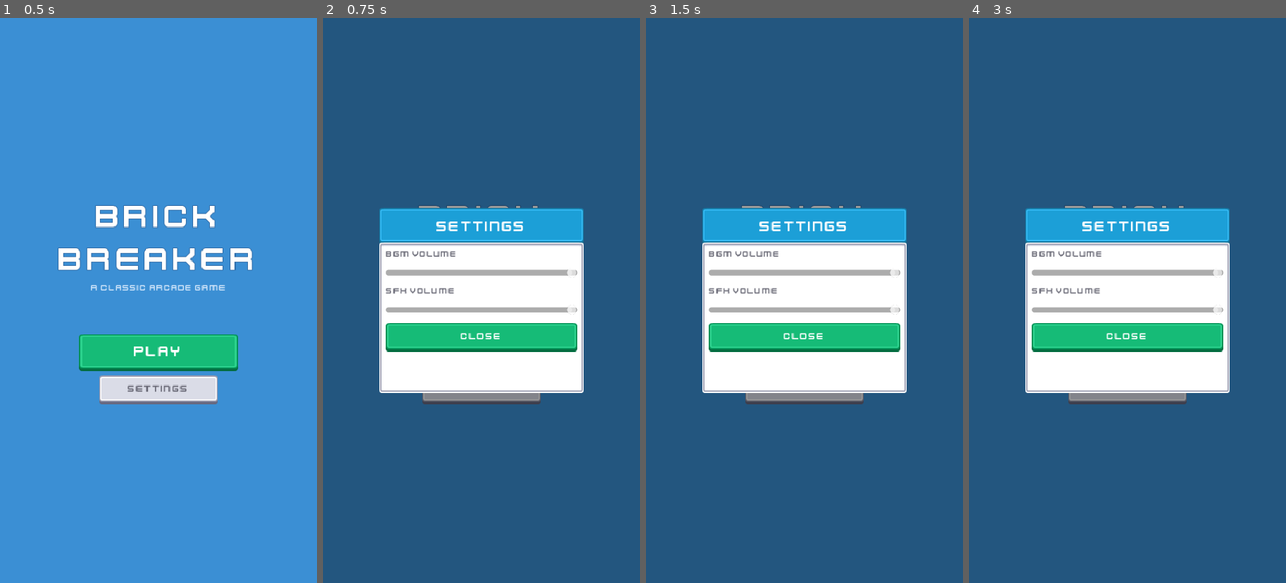
Above: before the commit, frames 1-4 (left to right).
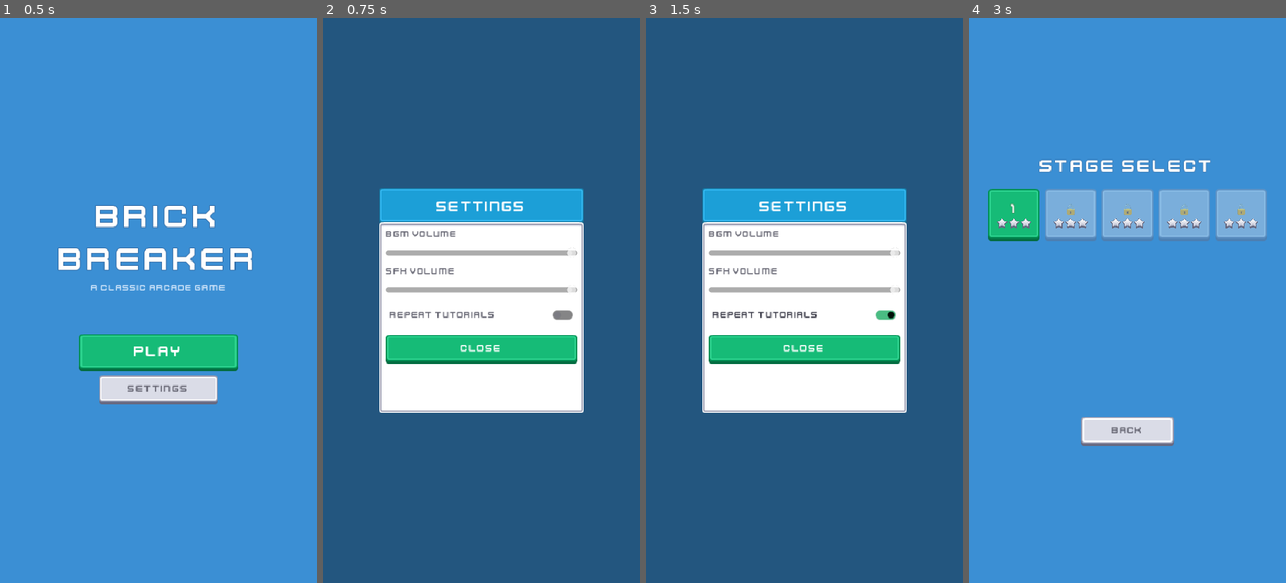
Above: after the commit, the same moments.

Repository: kenny-0114/brick-breaker
Game: Godot game, scene res://scenes/title_screen.tscn
Same seed, same stepped clock (60 frames per second), same inputs: the game is played once before the commit and once after it.
Inputs (mouse positions are in pixels of both pictures, inside the frame that each line leads up to):
- Up to frame 1 (0.5 s): no input
- Up to frame 2 (0.75 s): click "Settings" at 0.5 s
- Up to frame 3 (1.5 s): click (804, 317) at 1.25 s, where only the run after the commit has a clickable "Repeat Tutorials"
- Up to frame 4 (3 s): click "PLAY" at 2 s; click "PLAY" at 2.75 s

Frame 1 is identical in both runs. In frame 2, 14% of the frame differs, in the area x 17-83%, y 30-70%; in frame 3, 14%; in frame 4, 100%, in the area x 0-100%, y 0-100%.

Commit message:
추가: 튜토리얼 안내와 반복 설정 및 입력 연계

Diff:
--- a/scenes/turn_game_scene.tscn
+++ b/scenes/turn_game_scene.tscn
@@ -1,6 +1,8 @@
 [gd_scene format=3 uid="uid://byx8w5kkec0il"]
 
 [ext_resource type="Script" uid="uid://dhbwcurvkgl3p" path="res://scripts/turn_game_scene.gd" id="1_game"]
+[ext_resource type="PackedScene" path="res://scenes/ui/tutorial_popup.tscn" id="19_tutorial"]
+[ext_resource type="PackedScene" path="res://scenes/ui/first_shot_tutorial.tscn" id="20_first_shot"]
 [ext_resource type="Script" uid="uid://cyty4cckvo3u3" path="res://scripts/hud.gd" id="2_hud"]
 [ext_resource type="Script" uid="uid://dhbvhxa3kup84" path="res://scripts/pause_menu.gd" id="3_pause"]
 [ext_resource type="PackedScene" path="res://scenes/ui/game_result_popup.tscn" id="4_gameover_scene"]
@@ -402,6 +404,10 @@
 stretch_mode = 5
 mouse_filter = 2
 
+[node name="TutorialPopup" parent="." instance=ExtResource("19_tutorial")]
+
+[node name="FirstShotTutorial" parent="." instance=ExtResource("20_first_shot")]
+
 [node name="GameOverMenu" parent="." instance=ExtResource("4_gameover_scene")]
 
 [connection signal="pressed" from="HUD/MarginContainer/HBoxContainer/PauseButton" to="HUD" method="_on_pause_pressed"]
--- /dev/null
+++ b/scenes/ui/first_shot_tutorial.tscn
@@ -0,0 +1,39 @@
+[gd_scene load_steps=3 format=3]
+
+[ext_resource type="Script" path="res://scripts/first_shot_tutorial.gd" id="1_script"]
+[ext_resource type="FontFile" path="res://assets/fonts/Kenney Future.ttf" id="2_font"]
+[ext_resource type="Texture2D" path="res://assets/images/ui/touch_pointer.png" id="3_pointer"]
+
+[node name="FirstShotTutorial" type="CanvasLayer"]
+layer = 5
+script = ExtResource("1_script")
+
+[node name="Dimmer" type="ColorRect" parent="."]
+anchors_preset = 15
+anchor_right = 1.0
+anchor_bottom = 1.0
+grow_horizontal = 2
+grow_vertical = 2
+color = Color(0, 0, 0, 0.35)
+
+[node name="HintLabel" type="Label" parent="."]
+anchors_preset = 5
+anchor_left = 0.5
+anchor_right = 0.5
+offset_left = -140.0
+offset_top = 280.0
+offset_right = 140.0
+offset_bottom = 320.0
+grow_horizontal = 2
+theme_override_colors/font_color = Color(1, 1, 1, 0.9)
+theme_override_colors/font_outline_color = Color(0, 0, 0, 0.6)
+theme_override_constants/outline_size = 4
+theme_override_fonts/font = ExtResource("2_font")
+theme_override_font_sizes/font_size = 16
+text = "Drag to Aim"
+horizontal_alignment = 1
+vertical_alignment = 1
+
+[node name="Pointer" type="Sprite2D" parent="."]
+position = Vector2(240, 700)
+texture = ExtResource("3_pointer")
--- a/scenes/ui/settings_popup.tscn
+++ b/scenes/ui/settings_popup.tscn
@@ -65,9 +65,9 @@
 anchor_right = 0.5
 anchor_bottom = 0.5
 offset_left = -155.0
-offset_top = -140.0
+offset_top = -170.0
 offset_right = 155.0
-offset_bottom = 140.0
+offset_bottom = 170.0
 grow_horizontal = 2
 grow_vertical = 2
 theme_override_constants/separation = -4
@@ -137,6 +137,20 @@
 step = 0.05
 value = 1.0
 
+[node name="RepeatTutorials" type="CheckButton" parent="Panel/BodyPanel/VBoxContainer"]
+layout_mode = 2
+custom_minimum_size = Vector2(0, 36)
+theme_override_fonts/font = ExtResource("2_font")
+theme_override_font_sizes/font_size = 13
+theme_override_colors/font_color = Color(0.4, 0.4, 0.45, 1)
+text = "Repeat Tutorials"
+theme_override_colors/font_hover_color = Color(0.25, 0.25, 0.3, 1)
+theme_override_colors/font_pressed_color = Color(0.25, 0.25, 0.3, 1)
+theme_override_colors/font_hover_pressed_color = Color(0.25, 0.25, 0.3, 1)
+theme_override_colors/font_focus_color = Color(0.25, 0.25, 0.3, 1)
+theme_override_colors/button_checked_color = Color(0.05, 0.65, 0.35, 1)
+theme_override_colors/button_unchecked_color = Color(0.45, 0.45, 0.5, 1)
+
 [node name="CloseButton" type="Button" parent="Panel/BodyPanel/VBoxContainer"]
 layout_mode = 2
 custom_minimum_size = Vector2(0, 44)
@@ -151,3 +165,4 @@
 [connection signal="value_changed" from="Panel/BodyPanel/VBoxContainer/BGMSlider" to="." method="_on_bgm_slider_value_changed"]
 [connection signal="value_changed" from="Panel/BodyPanel/VBoxContainer/SFXSlider" to="." method="_on_sfx_slider_value_changed"]
 [connection signal="pressed" from="Panel/BodyPanel/VBoxContainer/CloseButton" to="." method="_on_close_pressed"]
+[connection signal="toggled" from="Panel/BodyPanel/VBoxContainer/RepeatTutorials" to="." method="_on_repeat_tutorials_toggled"]
--- /dev/null
+++ b/scenes/ui/tutorial_popup.tscn
@@ -0,0 +1,167 @@
+[gd_scene load_steps=5 format=3]
+
+[ext_resource type="Script" path="res://scripts/tutorial_popup.gd" id="1_script"]
+[ext_resource type="FontFile" path="res://assets/fonts/Kenney Future.ttf" id="2_font"]
+[ext_resource type="Texture2D" path="res://assets/images/ui/panel_bg.png" id="3_panel"]
+[ext_resource type="Texture2D" path="res://assets/images/ui/btn_blue.png" id="4_btn_blue"]
+[ext_resource type="Texture2D" path="res://assets/images/ui/btn_green.png" id="5_btn_green"]
+
+[sub_resource type="StyleBoxTexture" id="header_style"]
+content_margin_left = 16.0
+content_margin_top = 6.0
+content_margin_right = 16.0
+content_margin_bottom = 6.0
+texture = ExtResource("4_btn_blue")
+texture_margin_left = 12.0
+texture_margin_top = 12.0
+texture_margin_right = 12.0
+texture_margin_bottom = 16.0
+
+[sub_resource type="StyleBoxTexture" id="body_style"]
+content_margin_left = 20.0
+content_margin_top = 16.0
+content_margin_right = 20.0
+content_margin_bottom = 16.0
+texture = ExtResource("3_panel")
+texture_margin_left = 12.0
+texture_margin_top = 12.0
+texture_margin_right = 12.0
+texture_margin_bottom = 12.0
+
+[sub_resource type="StyleBoxTexture" id="btn_ok_style"]
+content_margin_left = 16.0
+content_margin_top = 8.0
+content_margin_right = 16.0
+content_margin_bottom = 12.0
+texture = ExtResource("5_btn_green")
+texture_margin_left = 12.0
+texture_margin_top = 12.0
+texture_margin_right = 12.0
+texture_margin_bottom = 16.0
+
+[sub_resource type="StyleBoxTexture" id="btn_ok_hover"]
+content_margin_left = 16.0
+content_margin_top = 8.0
+content_margin_right = 16.0
+content_margin_bottom = 12.0
+texture = ExtResource("5_btn_green")
+texture_margin_left = 12.0
+texture_margin_top = 12.0
+texture_margin_right = 12.0
+texture_margin_bottom = 16.0
+modulate_color = Color(1.15, 1.15, 1.15, 1)
+
+[sub_resource type="StyleBoxTexture" id="btn_ok_pressed"]
+content_margin_left = 16.0
+content_margin_top = 10.0
+content_margin_right = 16.0
+content_margin_bottom = 10.0
+texture = ExtResource("5_btn_green")
+texture_margin_left = 12.0
+texture_margin_top = 12.0
+texture_margin_right = 12.0
+texture_margin_bottom = 16.0
+modulate_color = Color(0.85, 0.85, 0.85, 1)
+
+[node name="TutorialPopup" type="CanvasLayer"]
+script = ExtResource("1_script")
+
+[node name="Dimmer" type="ColorRect" parent="."]
+anchors_preset = 15
+anchor_right = 1.0
+anchor_bottom = 1.0
+grow_horizontal = 2
+grow_vertical = 2
+color = Color(0, 0, 0, 0.6)
+
+[node name="Root" type="Control" parent="."]
+layout_mode = 3
+anchors_preset = 15
+anchor_right = 1.0
+anchor_bottom = 1.0
+grow_horizontal = 2
+grow_vertical = 2
+
+[node name="CenterBox" type="VBoxContainer" parent="Root"]
+layout_mode = 1
+anchors_preset = 8
+anchor_left = 0.5
+anchor_top = 0.5
+anchor_right = 0.5
+anchor_bottom = 0.5
+offset_left = -140.0
+offset_top = -150.0
+offset_right = 140.0
+offset_bottom = 150.0
+grow_horizontal = 2
+grow_vertical = 2
+theme_override_constants/separation = 0
+alignment = 1
+
+[node name="HeaderPanel" type="Panel" parent="Root/CenterBox"]
+custom_minimum_size = Vector2(280, 56)
+layout_mode = 2
+theme_override_styles/panel = SubResource("header_style")
+
+[node name="TitleLabel" type="Label" parent="Root/CenterBox/HeaderPanel"]
+layout_mode = 1
+anchors_preset = 15
+anchor_right = 1.0
+anchor_bottom = 1.0
+grow_horizontal = 2
+grow_vertical = 2
+theme_override_colors/font_color = Color(1, 1, 1, 1)
+theme_override_fonts/font = ExtResource("2_font")
+theme_override_font_sizes/font_size = 20
+text = "Tutorial"
+horizontal_alignment = 1
+vertical_alignment = 1
+
+[node name="BodyPanel" type="Panel" parent="Root/CenterBox"]
+custom_minimum_size = Vector2(280, 160)
+layout_mode = 2
+theme_override_styles/panel = SubResource("body_style")
+
+[node name="VBox" type="VBoxContainer" parent="Root/CenterBox/BodyPanel"]
+layout_mode = 1
+anchors_preset = 15
+anchor_right = 1.0
+anchor_bottom = 1.0
+grow_horizontal = 2
+grow_vertical = 2
+theme_override_constants/separation = 12
+alignment = 1
+
+[node name="IconRect" type="TextureRect" parent="Root/CenterBox/BodyPanel/VBox"]
+custom_minimum_size = Vector2(64, 64)
+layout_mode = 2
+size_flags_horizontal = 4
+expand_mode = 1
+stretch_mode = 5
+
+[node name="DescLabel" type="Label" parent="Root/CenterBox/BodyPanel/VBox"]
+layout_mode = 2
+theme_override_colors/font_color = Color(0.4, 0.4, 0.45, 1)
+theme_override_fonts/font = ExtResource("2_font")
+theme_override_font_sizes/font_size = 13
+text = "Description"
+horizontal_alignment = 1
+
+[node name="ButtonSpacer" type="Control" parent="Root/CenterBox"]
+custom_minimum_size = Vector2(0, 16)
+layout_mode = 2
+
+[node name="ButtonRow" type="HBoxContainer" parent="Root/CenterBox"]
+layout_mode = 2
+alignment = 1
+
+[node name="OkBtn" type="Button" parent="Root/CenterBox/ButtonRow"]
+custom_minimum_size = Vector2(140, 44)
+layout_mode = 2
+theme_override_fonts/font = ExtResource("2_font")
+theme_override_font_sizes/font_size = 15
+theme_override_colors/font_color = Color(1, 1, 1, 1)
+theme_override_styles/normal = SubResource("btn_ok_style")
+theme_override_styles/hover = SubResource("btn_ok_hover")
+theme_override_styles/pressed = SubResource("btn_ok_pressed")
+text = "OK"
--- a/scripts/autoload/save_manager.gd
+++ b/scripts/autoload/save_manager.gd
@@ -12,8 +12,10 @@
 	"stars": {},
 	"settings": {
 		"bgm_volume": 1.0,
-		"sfx_volume": 1.0
-	}
+		"sfx_volume": 1.0,
+		"repeat_tutorials": false
+	},
+	"seen_tutorials": {}
 }
 
 
@@ -72,6 +74,27 @@
 	save_data()
 
 
+# 해당 튜토리얼을 이미 봤는지 확인한다.
+func has_seen_tutorial(tutorial_key: String) -> bool:
+	return data["seen_tutorials"].has(tutorial_key)
+
+
+# 반복 설정이 켜져 있거나 아직 보지 않은 안내만 표시한다.
+func should_show_tutorial(tutorial_key: String) -> bool:
+	return data["settings"].get("repeat_tutorials", false) == true or not has_seen_tutorial(tutorial_key)
+
+
+func save_repeat_tutorials(enabled: bool) -> void:
+	data["settings"]["repeat_tutorials"] = enabled
+	save_data()
+
+
+# 튜토리얼을 본 것으로 표시하고 저장한다.
+func mark_tutorial_seen(tutorial_key: String) -> void:
+	data["seen_tutorials"][tutorial_key] = true
+	save_data()
+
+
 # 파싱된 데이터를 기본값 위에 안전하게 병합한다.
 # 타입이 불일치하면 기본값을 유지하고, Dictionary는 키별로 부분 병합한다.
 func _merge_data(parsed: Dictionary) -> void:
--- /dev/null
+++ b/scripts/first_shot_tutorial.gd
@@ -0,0 +1,78 @@
+# scripts/first_shot_tutorial.gd
+# 첫 발사 인게임 오버레이. 터치 포인터 드래그 애니메이션으로 조작법을 안내한다.
+# 화면 터치 시 fade out되며 실제 조준이 시작된다.
+extends CanvasLayer
+
+signal tutorial_dismissed(touch_position: Vector2)
+
+const DRAG_START := Vector2(240, 700)
+const DRAG_END := Vector2(300, 400)
+
+var _drag_tween: Tween = null
+var _is_active := false
+
+@onready var dimmer: ColorRect = $Dimmer
+@onready var pointer: Sprite2D = $Pointer
+@onready var hint_label: Label = $HintLabel
+
+
+func _ready() -> void:
+	visible = false
+
+
+# 튜토리얼 오버레이를 표시하고 드래그 애니메이션을 시작한다.
+func show_tutorial() -> void:
+	_is_active = true
+	visible = true
+	dimmer.modulate.a = 1.0
+	pointer.modulate.a = 1.0
+	hint_label.modulate.a = 1.0
+	pointer.position = DRAG_START
+	_start_drag_animation()
+
+
+# 드래그 반복 애니메이션을 재생한다.
+func _start_drag_animation() -> void:
+	if _drag_tween and _drag_tween.is_valid():
+		_drag_tween.kill()
+
+	pointer.position = DRAG_START
+	_drag_tween = create_tween()
+	_drag_tween.set_loops()
+
+	# 잠시 대기 → 위로 드래그 → 잠시 대기 → 원위치로 리셋
+	_drag_tween.tween_interval(0.5)
+	_drag_tween.tween_property(pointer, "position", DRAG_END, 0.8) \
+		.set_ease(Tween.EASE_IN_OUT).set_trans(Tween.TRANS_SINE)
+	_drag_tween.tween_interval(0.4)
+	_drag_tween.tween_property(pointer, "position", DRAG_START, 0.0)
+
+
+# 화면 터치/클릭 시 오버레이를 닫는다.
+func _input(event: InputEvent) -> void:
+	if not _is_active:
+		return
+
+	var is_touch: bool = event is InputEventScreenTouch and event.pressed
+	var is_click: bool = event is InputEventMouseButton and event.pressed \
+		and event.button_index == MOUSE_BUTTON_LEFT
+	if is_touch or is_click:
+		get_viewport().set_input_as_handled()
+		_dismiss(event.position)
+
+
+# 누른 위치를 즉시 전달해 조준을 시작하고 오버레이만 fade out한다.
+func _dismiss(touch_position: Vector2) -> void:
+	_is_active = false
+	if _drag_tween and _drag_tween.is_valid():
+		_drag_tween.kill()
+	tutorial_dismissed.emit(touch_position)
+
+	var fade := create_tween()
+	fade.set_parallel(true)
+	fade.tween_property(dimmer, "modulate:a", 0.0, 0.3)
+	fade.tween_property(pointer, "modulate:a", 0.0, 0.3)
+	fade.tween_property(hint_label, "modulate:a", 0.0, 0.3)
+	await fade.finished
+
+	visible = false
--- a/scripts/objects/launcher.gd
+++ b/scripts/objects/launcher.gd
@@ -60,6 +60,12 @@
 func enable_aiming() -> void:
 	_is_aiming = false
 	set_process_input(true)
+
+
+# 안내 오버레이에서 시작한 입력을 이어받아 바로 조준한다.
+func begin_aiming_from(touch_position: Vector2) -> void:
+	enable_aiming()
+	_start_aiming(touch_position)
 
 
 # 조준 입력을 비활성화한다.
--- a/scripts/settings_popup.gd
+++ b/scripts/settings_popup.gd
@@ -1,10 +1,11 @@
 # scripts/settings_popup.gd
-# BGM/SFX 볼륨 조절 팝업. TitleScreen과 PauseMenu에서 사용한다.
+# 볼륨과 튜토리얼 반복 설정 팝업. TitleScreen과 PauseMenu에서 사용한다.
 extends Control
 
 @onready var panel: Control = $Panel
 @onready var bgm_slider: HSlider = $Panel/BodyPanel/VBoxContainer/BGMSlider
 @onready var sfx_slider: HSlider = $Panel/BodyPanel/VBoxContainer/SFXSlider
+@onready var repeat_tutorials: CheckButton = $Panel/BodyPanel/VBoxContainer/RepeatTutorials
 
 
 func _ready() -> void:
@@ -12,6 +13,7 @@
 	var settings: Dictionary = SaveManager.data.get("settings", {}) as Dictionary
 	bgm_slider.value = float(settings.get("bgm_volume", 1.0))
 	sfx_slider.value = float(settings.get("sfx_volume", 1.0))
+	repeat_tutorials.set_pressed_no_signal(settings.get("repeat_tutorials", false) == true)
 
 
 # 팝업을 열고, 현재 볼륨 설정으로 슬라이더를 동기화한다.
@@ -19,6 +21,7 @@
 	var settings: Dictionary = SaveManager.data.get("settings", {}) as Dictionary
 	bgm_slider.value = float(settings.get("bgm_volume", 1.0))
 	sfx_slider.value = float(settings.get("sfx_volume", 1.0))
+	repeat_tutorials.set_pressed_no_signal(settings.get("repeat_tutorials", false) == true)
 	visible = true
 
 
@@ -33,3 +36,8 @@
 func _on_close_pressed() -> void:
 	SaveManager.save_settings(bgm_slider.value, sfx_slider.value)
 	visible = false
+
+
+# 다음 스테이지 진입부터 안내 반복 여부를 적용한다.
+func _on_repeat_tutorials_toggled(enabled: bool) -> void:
+	SaveManager.save_repeat_tutorials(enabled)
--- a/scripts/turn_game_scene.gd
+++ b/scripts/turn_game_scene.gd
@@ -48,6 +48,8 @@
 @onready var shooter_container: Node2D = $ShooterContainer
 @onready var speed_indicator := $SpeedIndicator
 @onready var recall_button: Button = $HUD/BottomPanel/BottomHBox/RecallButton
+@onready var tutorial_popup: CanvasLayer = $TutorialPopup
+@onready var first_shot_tutorial: CanvasLayer = $FirstShotTutorial
 
 var _recall_tween: Tween = null
 
@@ -68,7 +70,15 @@
 	_stuck_timer.timeout.connect(_force_collect_balls)
 	add_child(_stuck_timer)
 	_load_level(GameManager.current_level)
-	_start_aiming()
+	# 튜토리얼 팝업 뒤로 조준·발사 입력이 전달되지 않도록 차단한다.
+	launcher.disable_aiming()
+	# 첫 등장 기믹이 있으면 튜토리얼을 표시한 후 게임을 시작한다.
+	var new_gimmicks: Array[String] = _detect_new_gimmicks()
+	if new_gimmicks.is_empty():
+		_start_aiming()
+	else:
+		tutorial_popup.all_tutorials_finished.connect(_start_aiming, CONNECT_ONE_SHOT)
+		tutorial_popup.show_tutorials(new_gimmicks)
 
 
 # 대기 중 실시간 경과를 추적하여 점진적 배속을 적용한다.
@@ -196,6 +206,32 @@
 	launcher.set_launch_x(_first_ball_x)
 
 
+# 현재 레벨에서 처음 등장하는 기믹을 감지한다.
+func _detect_new_gimmicks() -> Array[String]:
+	var new_keys: Array[String] = []
+	# 삼각형 벽돌 체크
+	for brick in brick_container.get_children():
+		if brick.has_method("setup_triangle") and brick._is_triangle:
+			new_keys.append("tri")
+			break
+	# 미사일 아이템 체크
+	for brick in brick_container.get_children():
+		if brick.item == "missile":
+			new_keys.append("missile")
+			break
+	# 공 아이템 체크
+	if item_container.get_child_count() > 0:
+		new_keys.append("ball_item")
+	# 레이저 슈터 체크
+	if shooter_container.get_child_count() > 0:
+		new_keys.append("laser_shooter")
+	var unseen_keys: Array[String] = []
+	for key in new_keys:
+		if SaveManager.should_show_tutorial(key):
+			unseen_keys.append(key)
+	return unseen_keys
+
+
 # 조준 상태로 전환한다. 콤보를 리셋한다.
 func _start_aiming() -> void:
 	_state = State.AIMING
@@ -206,7 +242,16 @@
 	_hide_landing_indicator()
 	_show_launch_indicator()
 	launcher.set_launch_x(_first_ball_x)
-	launcher.enable_aiming()
+	# 첫 턴 안내를 닫는 입력을 이어받아 같은 드래그로 조준한다.
+	if GameManager.turn_count == 0 and SaveManager.should_show_tutorial("first_shot"):
+		launcher.disable_aiming()
+		first_shot_tutorial.tutorial_dismissed.connect(func(touch_position: Vector2) -> void:
+			SaveManager.mark_tutorial_seen("first_shot")
+			launcher.begin_aiming_from(touch_position)
+		, CONNECT_ONE_SHOT)
+		first_shot_tutorial.show_tutorial()
+	else:
+		launcher.enable_aiming()
 
 
 # 조준 해제 시 발사 상태로 전환한다.
--- /dev/null
+++ b/scripts/tutorial_popup.gd
@@ -0,0 +1,89 @@
+# scripts/tutorial_popup.gd
+# 기믹 첫 등장 시 표시되는 튜토리얼 팝업. 큐 방식으로 여러 개를 순차 표시한다.
+extends CanvasLayer
+
+signal all_tutorials_finished
+
+# 기믹별 튜토리얼 데이터 (키, 제목, 설명, 아이콘 경로)
+const TUTORIAL_DATA := {
+	"tri": {
+		"title": "Triangle Brick",
+		"desc": "Balls bounce off the angled\nsurface. Aim carefully!",
+		"icon": "res://assets/images/bricks/tri_brick_icon.png",
+	},
+	"missile": {
+		"title": "Missile Item",
+		"desc": "Destroy this brick to launch\nmissiles at nearby bricks!",
+		"icon": "res://assets/images/items/missile/spaceMissiles_007.png",
+	},
+	"laser_shooter": {
+		"title": "Laser Shooter",
+		"desc": "Hit with a ball to fire lasers.\nLimited uses per stage!",
+		"icon": "res://assets/images/items/missile/laser_shooter_1dir.png",
+	},
+	"ball_item": {
+		"title": "Ball Item",
+		"desc": "Collect with a ball to get\nan extra ball next turn!",
+		"icon": "res://assets/images/ball/ball_blue_large.png",
+	},
+}
+
+var _queue: Array[String] = []
+
+@onready var dimmer: ColorRect = $Dimmer
+@onready var title_label: Label = $Root/CenterBox/HeaderPanel/TitleLabel
+@onready var desc_label: Label = $Root/CenterBox/BodyPanel/VBox/DescLabel
+@onready var icon_rect: TextureRect = $Root/CenterBox/BodyPanel/VBox/IconRect
+@onready var ok_btn: Button = $Root/CenterBox/ButtonRow/OkBtn
+
+
+func _ready() -> void:
+	ok_btn.pressed.connect(_on_ok_pressed)
+	visible = false
+
+
+# 표시할 튜토리얼 목록을 받아 큐에 넣고 첫 번째를 표시한다.
+func show_tutorials(keys: Array[String]) -> void:
+	_queue = keys.duplicate()
+	if _queue.is_empty():
+		all_tutorials_finished.emit()
+		return
+	_show_next()
+
+
+# 큐에서 다음 튜토리얼을 꺼내 표시한다.
+func _show_next() -> void:
+	if _queue.is_empty():
+		visible = false
+		all_tutorials_finished.emit()
+		return
+
+	var key: String = _queue[0]
+	var info: Dictionary = TUTORIAL_DATA.get(key, {})
+	if info.is_empty():
+		push_warning("TutorialPopup: 알 수 없는 튜토리얼 키: %s" % key)
+		_queue.pop_front()
+		_show_next()
+		return
+
+	title_label.text = info["title"]
+	desc_label.text = info["desc"]
+
+	# 아이콘 로드
+	var tex: Texture2D = load(info["icon"]) as Texture2D
+	if tex:
+		icon_rect.texture = tex
+		icon_rect.visible = true
+	else:
+		icon_rect.visible = false
+
+	visible = true
+
+
+# OK 버튼 클릭 시 현재 튜토리얼을 본 것으로 저장하고 다음으로 진행한다.
+func _on_ok_pressed() -> void:
+	SoundManager.play_sfx(SoundManager.sfx_click)
+	if not _queue.is_empty():
+		var key: String = _queue.pop_front()
+		SaveManager.mark_tutorial_seen(key)
+	_show_next()
Binary file added: assets/images/bricks/tri_brick_icon.png
Not shown, added: assets/images/bricks/tri_brick_icon.png.import
Binary file added: assets/images/ui/touch_pointer.png
Not shown, added: assets/images/ui/touch_pointer.png.import
Not shown, added: scripts/first_shot_tutorial.gd.uid
Not shown, added: scripts/tutorial_popup.gd.uid
